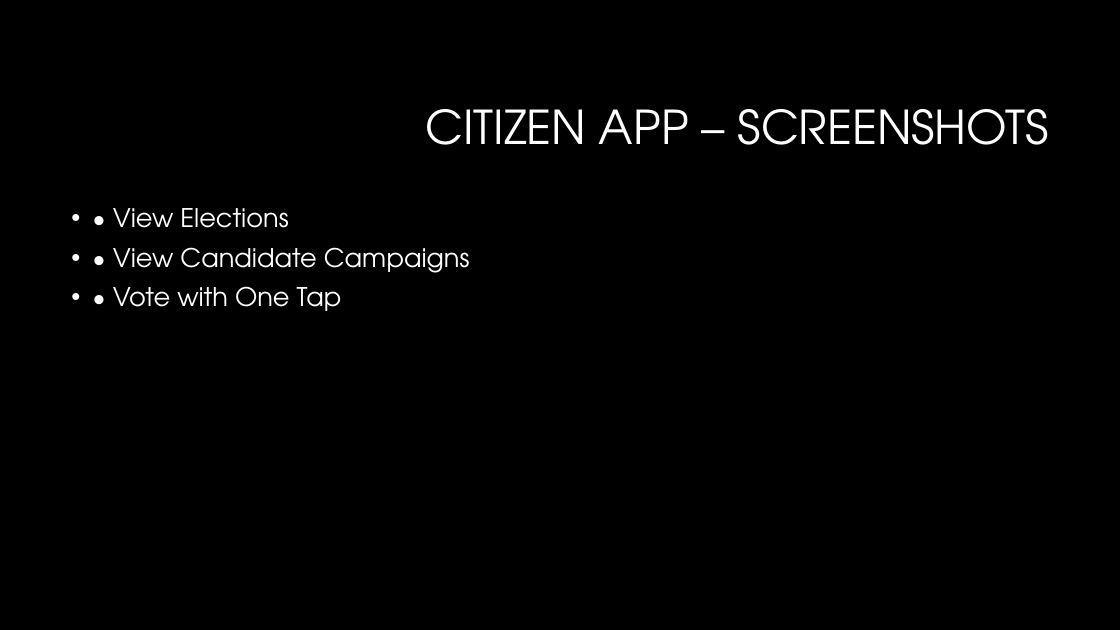
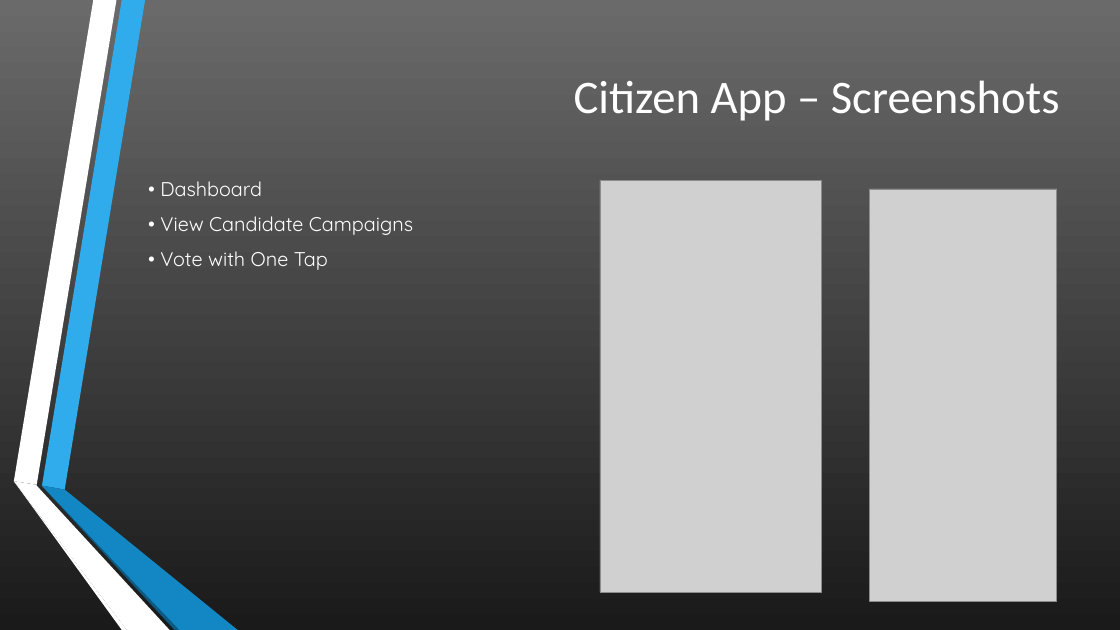
Before and after one commit to Ainfiniti01/NatioID, a slide deck: slide 7 of NatioID – National Digital Identity & Voting Platform.pptx. Drawn at 1120x630 pixels with LibreOffice and Linux fonts; fonts in the diff are those of the drawing; grey boxes stand for pictures; background and template pictures are left out. Boxes give left, top, right and bottom in pixels: in the first picture for what was removed or moved away, otherwise in the second. Text is boxed around its words. In the diff, an @@ line names an element or a change of style, - is before the commit and + after.

```diff
--- a/NatioID – National Digital Identity & Voting Platform.pptx
+++ b/NatioID – National Digital Identity & Voting Platform.pptx
@@ background #000000 to gradient #6B6B6B to #1B1B1B @@
@@ title at box(574, 80, 1060, 121): text changed; font TeX Gyre Adventor to Calibri @@
-CITIZEN APP – SCREENSHOTS
+Citizen App – Screenshots
@@ text "• Dashboard": place and size @@
-text "• Dashboard" at box(113, 208, 470, 311)
+text "• Dashboard" at box(160, 181, 413, 270)
@@ text "• Dashboard" at box(160, 181, 413, 270): vertical alignment top to middle @@
@@ text at box(160, 181, 262, 196): text changed; size 22 to 17 pt; font TeX Gyre Adventor to Quicksand @@
-• • View Elections
+• Dashboard
@@ picture added at box(600, 181, 821, 593) @@
@@ picture added at box(870, 189, 1057, 602) @@
@@ text at box(160, 216, 413, 270): size 22 to 17 pt, font TeX Gyre Adventor to Quicksand in "• View Candidate Campaigns", "• Vote with One Tap"; bullet • to none; line spacing 0.9 to 1 @@
@@ group added at box(13, 0, 238, 630): 6 freeform shapes @@
```
Also in this commit, not shown: 12 other slides changed, 3 slides added, 4 other files.
